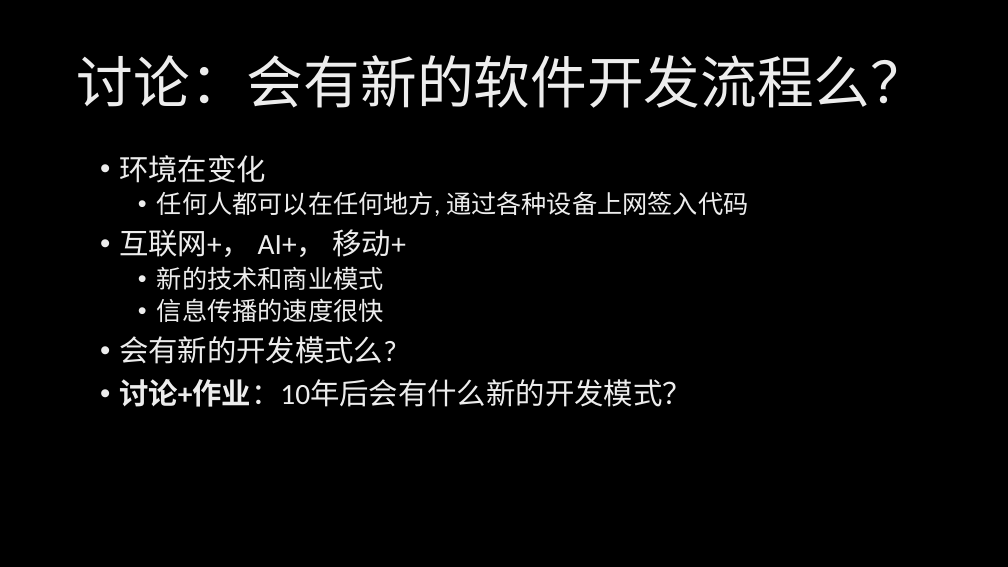
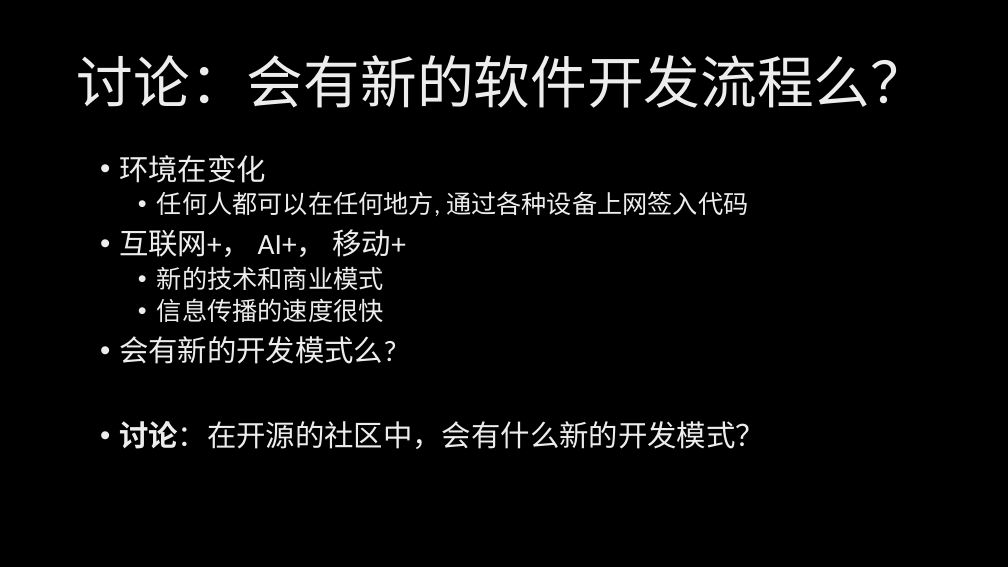
Before and after one commit to xinase/ASE, a slide deck: slide 49 of chapter5/ASE_5_Team_and_Process.pptx (slide 46 before the commit). Drawn at 1008x567 pixels with LibreOffice and Linux fonts; fonts in the diff are those of the drawing; background and template pictures are left out. Boxes give left, top, right and bottom in pixels: in the first picture for what was removed or moved away, otherwise in the second. Text is boxed around its words. In the diff, an @@ line names an element or a change of style, - is before the commit and + after.

```diff
--- a/chapter5/ASE_5_Team_and_Process.pptx
+++ b/chapter5/ASE_5_Team_and_Process.pptx
@@ text at (x1=119, y1=421, x2=765, y2=449): text changed @@
-• 讨论+作业：10年后会有什么新的开发模式？
+• 讨论：在开源的社区中，会有什么新的开发模式？
```
Also in this commit, not shown: 6 other slides changed, 3 slides added.
